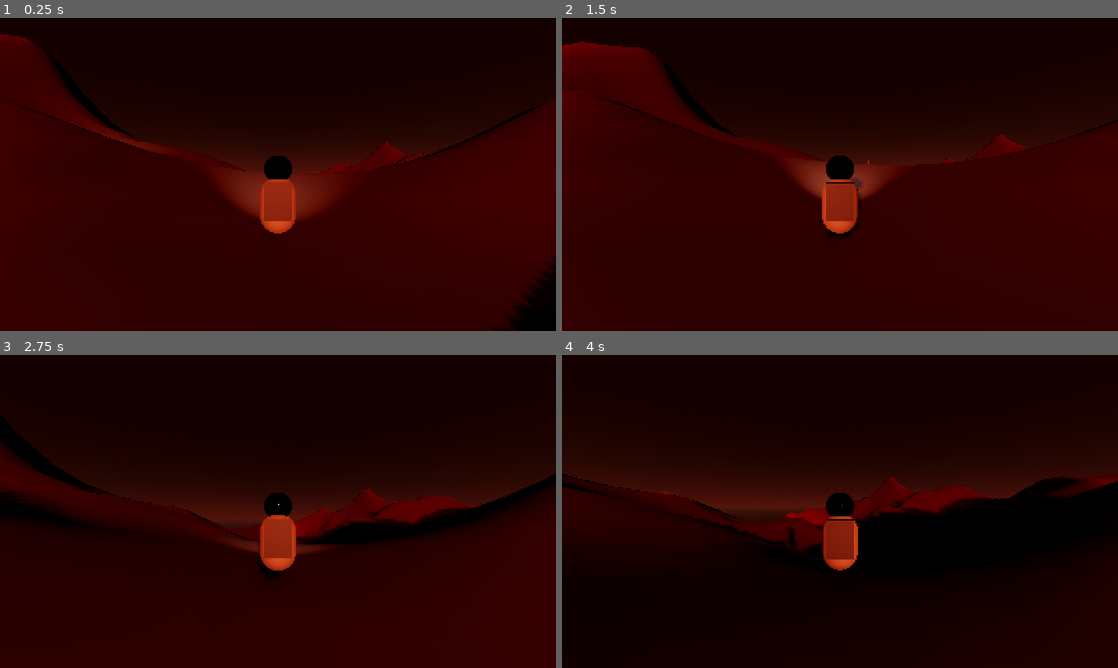
Above: before the commit, frames 1-4 (two rows, left to right).
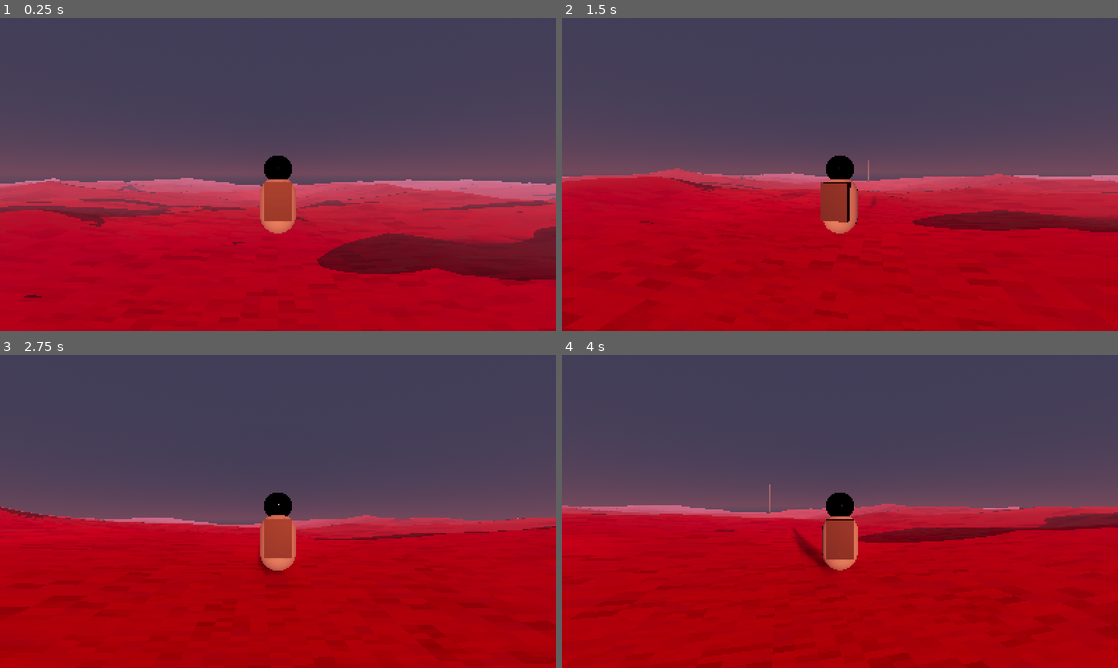
Above: after the commit, the same moments.

Repository: doomvoyager/SpaceStranding
Game: Godot game, scene res://scenes/world/test_world.tscn
Same seed, same stepped clock (60 frames per second), same inputs: the game is played once before the commit and once after it.
Inputs (mouse positions are in pixels of both pictures, inside the frame that each line leads up to):
- Up to frame 1 (0.25 s): no input
- Up to frame 2 (1.5 s): move the mouse to (867, 174) at 0.52 s; hold E (interact) 0.53-1.28 s; hold W (move_forward) from 0.53 s (still down); move the mouse to (812, 174) at 1.27 s; tap Shift (sprint) at 1.35 s
- Up to frame 3 (2.75 s): keep holding W (move_forward); move the mouse to (289, 505) at 2.02 s; hold E (interact) from 2.03 s (still down)
- Up to frame 4 (4 s): keep holding W (move_forward); move the mouse to (834, 517) at 2.77 s; release E (interact) at 2.78 s; tap Shift (sprint) at 2.85 s; move the mouse to (878, 514) at 3.52 s; hold E (interact) from 3.53 s (still down)

The runs differ from the first frame. In frame 1, 100% of the frame differs, in the area x 0-100%, y 0-100%; in frame 2, 99%; in frame 3, 100%; in frame 4, 100%.

Commit message:
Stylized painterly render direction
Mac brought their own space paintings and picked the look from them: saturated
rather than the muted palette the docs called for, and surface treatment only
with no post-process pass. Both calls are recorded in the Decision Log; the
saturated palette supersedes "desaturated browns and rust" in Visual-Direction.

shaders/painterly.gdshader carries it — banded custom light(), hue-shifted
shadow, no specular anywhere, fresnel rim, triplanar brush stamps. Presets in
materials/. terrain.gd gains an exported surface_material defaulting to the
regolith preset, so the look applies without editing a scene Mac has touched.

tests/look_dev_capture.tscn boots the real world and writes stills from fixed
vantage points. Runs windowed on purpose: --headless is the dummy renderer.

Three failures found by rendering rather than reasoning, two of them now in
CLAUDE.md as verified engine facts:

- AMBIENT_LIGHT is not a built-in in fragment() or light() on 4.7.1. Probed
  both. The shader disables engine ambient and carries its own fill — which
  was needed regardless, as engine ambient erased the banding outright.
- Folding ATTENUATION in before the banding floor() thresholds Godot's
  per-pixel PCSS filter noise, turning invisible dither into a loud ordered
  stipple along every shadow edge. Band the terminator only.
- Brush stamps at a fixed world size alias into moiré at distance. Replaced
  with a power-of-two ladder that holds cell size roughly constant on screen
  while staying world-locked.

The direction is not proven until it is judged in motion — stills cannot show
swimming, which is the one failure mode that would sink it.

Co-Authored-By: Claude Opus 5 <noreply@anthropic.com>

Diff:
--- /dev/null
+++ b/game/materials/hull_painterly.tres
@@ -0,0 +1,30 @@
+[gd_resource type="ShaderMaterial" load_steps=2 format=3]
+
+[ext_resource type="Shader" path="res://shaders/painterly.gdshader" id="1_painterly"]
+
+[resource]
+resource_name = "Hull (painterly)"
+shader = ExtResource("1_painterly")
+shader_parameter/albedo_color = Color(0.72, 0.7, 0.68, 1)
+shader_parameter/use_albedo_texture = false
+shader_parameter/albedo_uv_scale = 1.0
+shader_parameter/band_count = 3
+shader_parameter/band_softness = 0.03
+shader_parameter/light_wrap = 0.35
+shader_parameter/shadow_tint = Color(0.34, 0.4, 0.62, 1)
+shader_parameter/shadow_hue_shift = 0.35
+shader_parameter/brush_scale = 0.16
+shader_parameter/brush_aspect = 2.8
+shader_parameter/brush_strength = 0.12
+shader_parameter/brush_tint = Color(0.42, 0.5, 0.6, 1)
+shader_parameter/brush_hue_amount = 0.28
+shader_parameter/triplanar_sharpness = 4.0
+shader_parameter/rim_color = Color(0.95, 0.55, 0.42, 1)
+shader_parameter/rim_strength = 0.5
+shader_parameter/rim_power = 3.0
+shader_parameter/slope_color = Color(0.46, 0.3, 0.26, 1)
+shader_parameter/slope_amount = 0.0
+shader_parameter/slope_sharpness = 2.5
+shader_parameter/brush_ref_distance = 6.0
+shader_parameter/fill_color = Color(0.34, 0.4, 0.62, 1)
+shader_parameter/fill_strength = 0.5
--- /dev/null
+++ b/game/materials/regolith_painterly.tres
@@ -0,0 +1,30 @@
+[gd_resource type="ShaderMaterial" load_steps=2 format=3]
+
+[ext_resource type="Shader" path="res://shaders/painterly.gdshader" id="1_painterly"]
+
+[resource]
+resource_name = "Regolith (painterly)"
+shader = ExtResource("1_painterly")
+shader_parameter/albedo_color = Color(0.55, 0.17, 0.11, 1)
+shader_parameter/use_albedo_texture = false
+shader_parameter/albedo_uv_scale = 0.06
+shader_parameter/band_count = 3
+shader_parameter/band_softness = 0.0
+shader_parameter/light_wrap = 0.45
+shader_parameter/shadow_tint = Color(0.28, 0.36, 0.55, 1)
+shader_parameter/shadow_hue_shift = 0.5
+shader_parameter/brush_scale = 1.0
+shader_parameter/brush_aspect = 2.4
+shader_parameter/brush_strength = 0.09
+shader_parameter/brush_tint = Color(0.2, 0.47, 0.44, 1)
+shader_parameter/brush_hue_amount = 0.2
+shader_parameter/triplanar_sharpness = 4.0
+shader_parameter/rim_color = Color(0.95, 0.55, 0.42, 1)
+shader_parameter/rim_strength = 0.12
+shader_parameter/rim_power = 4.0
+shader_parameter/slope_color = Color(0.34, 0.22, 0.22, 1)
+shader_parameter/slope_amount = 0.55
+shader_parameter/slope_sharpness = 2.5
+shader_parameter/brush_ref_distance = 11.0
+shader_parameter/fill_color = Color(0.3, 0.36, 0.6, 1)
+shader_parameter/fill_strength = 0.42
--- a/game/scenes/world/test_world.tscn
+++ b/game/scenes/world/test_world.tscn
@@ -1,7 +1,7 @@
-[gd_scene load_steps=10 format=3]
+[gd_scene format=3 uid="uid://bi5cxd8kfmbnl"]
 
-[ext_resource type="Script" path="res://scripts/world/test_world.gd" id="1_world"]
-[ext_resource type="Script" path="res://scripts/world/terrain.gd" id="2_terrain"]
+[ext_resource type="Script" uid="uid://brecirucyovjd" path="res://scripts/world/test_world.gd" id="1_world"]
+[ext_resource type="Script" uid="uid://v6n8lwttprn0" path="res://scripts/world/terrain.gd" id="2_terrain"]
 [ext_resource type="PackedScene" path="res://scenes/player/astronaut.tscn" id="3_astronaut"]
 [ext_resource type="PackedScene" path="res://scenes/vehicle/rover.tscn" id="4_rover"]
 
@@ -23,6 +23,8 @@
 background_mode = 2
 sky = SubResource("Sky_vesper")
 ambient_light_source = 3
+ambient_light_color = Color(0.318, 0.36969995, 0.6, 1)
+ambient_light_sky_contribution = 0.7
 ambient_light_energy = 0.55
 tonemap_mode = 3
 tonemap_white = 4.0
@@ -33,11 +35,13 @@
 glow_intensity = 0.5
 glow_bloom = 0.05
 fog_enabled = true
-fog_light_color = Color(0.42, 0.22, 0.16, 1)
+fog_light_color = Color(0.72280014, 0.7002148, 0.87511814, 1)
 fog_light_energy = 0.7
 fog_density = 0.0016
+fog_aerial_perspective = 0.5
 fog_sky_affect = 0.35
-fog_aerial_perspective = 0.5
+volumetric_fog_enabled = true
+volumetric_fog_density = 0.005
 
 [sub_resource type="CylinderMesh" id="CylinderMesh_beacon"]
 top_radius = 0.18
@@ -50,19 +54,18 @@
 metallic = 0.7
 roughness = 0.45
 
-[node name="TestWorld" type="Node3D"]
+[node name="TestWorld" type="Node3D" unique_id=1504669831]
 script = ExtResource("1_world")
 
-[node name="WorldEnvironment" type="WorldEnvironment" parent="."]
+[node name="WorldEnvironment" type="WorldEnvironment" parent="." unique_id=2058511155]
 environment = SubResource("Environment_vesper")
 
-[node name="Star" type="DirectionalLight3D" parent="."]
+[node name="Star" type="DirectionalLight3D" parent="." unique_id=422264066]
 transform = Transform3D(1, 0, 0, 0, 1, 0, 0, 0, 1, 0, 400, 0)
 light_color = Color(1, 0.42, 0.22, 1)
 light_energy = 0.85
 light_angular_distance = 1.2
 shadow_enabled = true
-directional_shadow_mode = 2
 directional_shadow_split_1 = 0.06
 directional_shadow_split_2 = 0.16
 directional_shadow_split_3 = 0.42
@@ -70,26 +73,23 @@
 directional_shadow_max_distance = 320.0
 directional_shadow_pancake_size = 40.0
 
-[node name="Terrain" type="Node3D" parent="."]
+[node name="Terrain" type="Node3D" parent="." unique_id=1919902232]
+transform = Transform3D(1, 0, 0, 0, 0.2, 0, 0, 0, 1, 0, 0, 0)
 script = ExtResource("2_terrain")
-size = 512.0
-resolution = 2.0
-height_scale = 48.0
-ridge_weight = 0.55
 
-[node name="Beacon" type="Node3D" parent="."]
+[node name="Beacon" type="Node3D" parent="." unique_id=95117728]
 
-[node name="Mast" type="MeshInstance3D" parent="Beacon"]
+[node name="Mast" type="MeshInstance3D" parent="Beacon" unique_id=1650547877]
 transform = Transform3D(1, 0, 0, 0, 1, 0, 0, 0, 1, 0, 9, 0)
 mesh = SubResource("CylinderMesh_beacon")
 surface_material_override/0 = SubResource("Material_beacon")
 
-[node name="Light" type="OmniLight3D" parent="Beacon"]
+[node name="Light" type="OmniLight3D" parent="Beacon" unique_id=636628255]
 transform = Transform3D(1, 0, 0, 0, 1, 0, 0, 0, 1, 0, 18.4, 0)
 light_color = Color(1, 0.32, 0.24, 1)
 light_energy = 8.0
 omni_range = 60.0
 
-[node name="Astronaut" parent="." instance=ExtResource("3_astronaut")]
+[node name="Astronaut" parent="." unique_id=2068191989 instance=ExtResource("3_astronaut")]
 
-[node name="Rover" parent="." instance=ExtResource("4_rover")]
+[node name="Rover" parent="." unique_id=1609840956 instance=ExtResource("4_rover")]
--- a/game/scripts/world/terrain.gd
+++ b/game/scripts/world/terrain.gd
@@ -34,6 +34,16 @@
 	set(v):
 		ridge_weight = v
 		_queue_rebuild()
+
+@export_group("Look")
+## Surface material for the generated mesh. Defaults to the painterly regolith
+## resource — open it in the inspector to dial bands, brush stamps and shadow
+## hue live. Clear it to fall back to the plain PBR placeholder.
+@export var surface_material: Material = preload("res://materials/regolith_painterly.tres"):
+	set(v):
+		surface_material = v
+		if _mesh_instance != null:
+			_mesh_instance.material_override = _resolve_material()
 
 @export_group("Actions")
 ## Inspector button: ticking this regenerates and immediately unticks itself.
@@ -198,10 +208,16 @@
 		# Deliberately no owner: this must never be serialised into the .tscn,
 		# or every save bakes a six-figure-triangle mesh into the scene file.
 	_mesh_instance.mesh = mesh
-	_mesh_instance.material_override = _regolith_material()
-
-
-func _regolith_material() -> StandardMaterial3D:
+	_mesh_instance.material_override = _resolve_material()
+
+
+func _resolve_material() -> Material:
+	return surface_material if surface_material != null else _fallback_material()
+
+
+## Plain PBR stand-in, kept so the terrain is still visible if the painterly
+## material is cleared or fails to load.
+func _fallback_material() -> StandardMaterial3D:
 	var mat := StandardMaterial3D.new()
 	# Iron-rich dust under a red sun. Desaturated, not orange-cartoon.
 	mat.albedo_color = Color(0.34, 0.24, 0.19)
--- /dev/null
+++ b/game/shaders/painterly.gdshader
@@ -0,0 +1,208 @@
+shader_type spatial;
+
+// Engine ambient is disabled and replaced with the fill_* uniforms below. It is
+// added after light() as a smooth gradient, which completely erases the banding
+// on smooth-normal surfaces — measured: terrain rendered as an untouched CG
+// gradient with this on. Cost: WorldEnvironment ambient no longer reaches
+// painterly surfaces, so fill lives on the material instead. Drop this render
+// mode to hand control back.
+render_mode ambient_light_disabled;
+
+// Painterly surface shader for Vesper c.
+//
+// Replaces PBR response with the three things Mac's concept paintings actually
+// do: banded values, hue-shifted shadow, and rectangular brush stamps. There is
+// no specular anywhere — metal reads through value and rim light, exactly as it
+// does in the paintings.
+//
+// Deliberately generic so terrain and hulls share one shader. Per-surface
+// differences live in the .tres materials in res://materials/, not in forks of
+// this file.
+
+// --- Base -----------------------------------------------------------------
+
+group_uniforms base;
+uniform vec4 albedo_color : source_color = vec4(0.34, 0.24, 0.19, 1.0);
+uniform sampler2D albedo_texture : source_color, hint_default_white;
+uniform bool use_albedo_texture = false;
+uniform float albedo_uv_scale = 0.06;
+
+// --- Banded lighting ------------------------------------------------------
+
+group_uniforms banding;
+// How many discrete values the lit surface is allowed. 3 is the painting.
+uniform int band_count : hint_range(2, 8) = 3;
+// 0 = hard steps (most painterly), 1 = smooth PBR falloff (no banding at all).
+uniform float band_softness : hint_range(0.0, 1.0) = 0.08;
+// Spreads the terminator. Load-bearing here: the star sits ~5 degrees up, so
+// most of the map is at grazing incidence and unwrapped lambert bunches every
+// band into a thin strip.
+uniform float light_wrap : hint_range(0.0, 1.0) = 0.45;
+
+// --- Shadow colour --------------------------------------------------------
+
+group_uniforms shadow;
+// Multiplied into the shadowed end of the ramp. Keep it cool against the star.
+uniform vec4 shadow_tint : source_color = vec4(0.30, 0.34, 0.58, 1.0);
+// 0 = shadow keeps the surface hue and just darkens.
+// 1 = shadow abandons the surface hue entirely for shadow_tint.
+uniform float shadow_hue_shift : hint_range(0.0, 1.0) = 0.45;
+
+// --- Brush stamps ---------------------------------------------------------
+
+group_uniforms brush;
+// Metres per stamp cell at brush_ref_distance. Cells scale in power-of-two
+// steps with distance so their *screen* size stays roughly constant.
+uniform float brush_scale = 0.55;
+// Distance at which brush_scale applies, in metres.
+uniform float brush_ref_distance = 11.0;
+// >1 makes stamps wider than tall, which is how they read in the paintings.
+uniform float brush_aspect : hint_range(0.2, 5.0) = 2.4;
+// How much the stamps push value around.
+uniform float brush_strength : hint_range(0.0, 1.0) = 0.14;
+// Hue the brighter stamps drift toward. The teal in the red dirt.
+uniform vec4 brush_tint : source_color = vec4(0.22, 0.45, 0.44, 1.0);
+uniform float brush_hue_amount : hint_range(0.0, 1.0) = 0.22;
+uniform float triplanar_sharpness : hint_range(1.0, 16.0) = 4.0;
+
+// --- Fill -----------------------------------------------------------------
+
+group_uniforms fill;
+// Stands in for engine ambient, which is disabled above. Keep it cool: this is
+// the skylight opposing the red star, and it is what stops shadows going black.
+uniform vec4 fill_color : source_color = vec4(0.30, 0.36, 0.60, 1.0);
+uniform float fill_strength : hint_range(0.0, 2.0) = 0.42;
+
+// --- Rim ------------------------------------------------------------------
+
+group_uniforms rim;
+// Always-on edge light. Unlike a real fresnel this survives into shadow, which
+// is what keeps hull silhouettes reading against a dark sky.
+uniform vec4 rim_color : source_color = vec4(0.95, 0.55, 0.42, 1.0);
+uniform float rim_strength : hint_range(0.0, 4.0) = 0.35;
+uniform float rim_power : hint_range(0.5, 12.0) = 3.5;
+
+// --- Slope tint (terrain only) --------------------------------------------
+
+group_uniforms slope;
+// Colour for near-vertical faces. Zero the amount on anything that is not
+// ground or it will tint the sides of props.
+uniform vec4 slope_color : source_color = vec4(0.46, 0.30, 0.26, 1.0);
+uniform float slope_amount : hint_range(0.0, 1.0) = 0.0;
+uniform float slope_sharpness : hint_range(0.5, 8.0) = 2.5;
+
+varying vec3 world_position;
+varying vec3 world_normal;
+
+
+float hash21(vec2 p) {
+	p = fract(p * vec2(123.34, 456.21));
+	p += dot(p, p + 45.32);
+	return fract(p.x * p.y);
+}
+
+
+// One axis of stamps: quantise to a rectangular grid and hash the cell id.
+// Rectangular cells are the whole trick — organic brushwork needs a flow field
+// and swims under camera motion, blocky patches hold still.
+float stamp_plane(vec2 uv, float scale) {
+	vec2 cell = vec2(uv.x, uv.y * brush_aspect) / max(scale, 0.001);
+	return hash21(floor(cell));
+}
+
+
+float stamp_triplanar(vec3 wpos, vec3 wnrm, float scale) {
+	vec3 w = pow(abs(wnrm), vec3(triplanar_sharpness));
+	w /= max(w.x + w.y + w.z, 0.0001);
+	return stamp_plane(wpos.zy, scale) * w.x
+		 + stamp_plane(wpos.xz, scale) * w.y
+		 + stamp_plane(wpos.xy, scale) * w.z;
+}
+
+
+void fragment() {
+	world_position = (INV_VIEW_MATRIX * vec4(VERTEX, 1.0)).xyz;
+	world_normal = normalize((INV_VIEW_MATRIX * vec4(NORMAL, 0.0)).xyz);
+
+	vec3 base = albedo_color.rgb;
+	if (use_albedo_texture) {
+		base *= texture(albedo_texture, UV * albedo_uv_scale).rgb;
+	}
+
+	// Flatter ground vs steeper walls. No-op unless slope_amount is dialled up.
+	if (slope_amount > 0.0) {
+		float steep = pow(1.0 - clamp(world_normal.y, 0.0, 1.0), slope_sharpness);
+		base = mix(base, slope_color.rgb, steep * slope_amount);
+	}
+
+	// Stamp cells are world-locked so they never swim under camera motion, but
+	// a fixed world size aliases into moire the moment cells drop below a pixel
+	// — which is what the first pass did across every mid-distance dune. Walking
+	// the cell size up a power-of-two ladder with distance keeps them at a
+	// roughly constant size on screen, and cross-fading adjacent rungs hides
+	// the switch. World-locked within a rung, so still no swimming.
+	float view_dist = max(length(VERTEX), 0.001);
+	float rung = log2(view_dist / max(brush_ref_distance, 0.001));
+	float rung_floor = floor(rung);
+	float near_scale = brush_scale * exp2(rung_floor);
+	float stamp = mix(
+		stamp_triplanar(world_position, world_normal, near_scale),
+		stamp_triplanar(world_position, world_normal, near_scale * 2.0),
+		rung - rung_floor
+	);
+
+	float signed_stamp = stamp * 2.0 - 1.0;
+	base *= 1.0 + signed_stamp * brush_strength;
+	// Only the lighter stamps pick up the accent hue, which keeps the tint from
+	// flattening into an overall colour cast.
+	base = mix(base, brush_tint.rgb, max(signed_stamp, 0.0) * brush_hue_amount);
+
+	ALBEDO = base;
+
+	// No specular anywhere. There is not one highlight in any of the paintings.
+	METALLIC = 0.0;
+	SPECULAR = 0.0;
+	ROUGHNESS = 1.0;
+
+	// Albedo-modulated so dark materials stay dark, the way real ambient behaves.
+	EMISSION += ALBEDO * fill_color.rgb * fill_strength;
+
+	float rim = pow(1.0 - clamp(dot(normalize(NORMAL), normalize(VIEW)), 0.0, 1.0), rim_power);
+	EMISSION += rim_color.rgb * rim * rim_strength;
+
+	// No ambient dial here on purpose: AMBIENT_LIGHT is not a built-in in
+	// fragment() or light() on 4.7.1 — measured, both fail to compile. Scene
+	// ambient passes through untouched, so WorldEnvironment stays the one place
+	// it is tuned. Killing it would need render_mode ambient_light_disabled and
+	// a hand-rolled fill term.
+}
+
+
+void light() {
+	float ndl = dot(normalize(NORMAL), normalize(LIGHT));
+	// Wrapped diffuse: light_wrap 0 is clamped lambert, 1 is half-lambert.
+	float wrapped = clamp((ndl + light_wrap) / (1.0 + light_wrap), 0.0, 1.0);
+
+	// Quantise the terminator ONLY, then apply the shadow term smoothly on top.
+	//
+	// Folding ATTENUATION in before the floor() is tempting — it puts cast
+	// shadows on the same value steps as the terminator — but it thresholds the
+	// soft-shadow penumbra, which carries Godot's per-pixel PCSS filter noise.
+	// Measured: that turns normally-invisible filter dither into a loud ordered
+	// stipple all along every shadow edge. Banding amplifies any noise you
+	// quantise. Keep the noisy signal on the smooth side of the floor().
+	float t = clamp(wrapped, 0.0, 0.999);
+
+	float bands = float(band_count);
+	float stepped = floor(t * bands) / max(bands - 1.0, 1.0);
+	float shade = clamp(mix(stepped, t, band_softness), 0.0, 1.0) * ATTENUATION;
+
+	// Shadow end of the ramp: darkened albedo, optionally dragged off its own
+	// hue toward shadow_tint. That hue drag is what puts teal in the red dirt.
+	vec3 luma = vec3(dot(ALBEDO, vec3(0.2126, 0.7152, 0.0722)));
+	vec3 shadow_col = mix(ALBEDO * shadow_tint.rgb, luma * shadow_tint.rgb, shadow_hue_shift);
+	vec3 lit_col = ALBEDO * LIGHT_COLOR;
+
+	DIFFUSE_LIGHT += mix(shadow_col, lit_col, shade);
+	// SPECULAR_LIGHT deliberately untouched.
+}
--- /dev/null
+++ b/game/tests/look_dev_capture.gd
@@ -0,0 +1,101 @@
+extends Node3D
+## Look-dev capture harness. Boots the real world scene, plants a camera at a
+## few chosen vantage points and writes a PNG of each to user://look_dev/.
+##
+## Must run as a scene, not --script: everything it loads reaches for World.
+## Runs windowed on purpose — --headless uses the dummy renderer and produces
+## no image.
+
+const WORLD := preload("res://scenes/world/test_world.tscn")
+const HULL_MAT := preload("res://materials/hull_painterly.tres")
+const OUT_DIR := "user://look_dev"
+
+## Off isolates the shader's own output from volumetric fog's frame jitter.
+@export var volumetric_fog := true
+
+var _terrain: ProceduralTerrain
+var _cam: Camera3D
+
+
+func _ready() -> void:
+	DirAccess.make_dir_recursive_absolute(OUT_DIR)
+	var world := WORLD.instantiate()
+	add_child(world)
+
+	# Terrain builds in its own _ready and the mesh lands a frame later.
+	await get_tree().process_frame
+	await get_tree().process_frame
+	_terrain = world.find_child("Terrain", true, false) as ProceduralTerrain
+
+	# Any camera baked into the astronaut or rover would otherwise win.
+	for c in _find_cameras(world):
+		c.current = false
+	_cam = Camera3D.new()
+	_cam.fov = 55.0
+	_cam.far = 2000.0
+	add_child(_cam)
+	_cam.current = true
+
+	_add_hull_props()
+
+	# Volumetric fog uses temporally-jittered froxels, so a single captured frame
+	# shows its noise at full strength where motion would average it away. Toggle
+	# it off to tell shader stipple apart from fog jitter.
+	if not volumetric_fog:
+		var we := world.find_child("WorldEnvironment", true, false) as WorldEnvironment
+		if we != null and we.environment != null:
+			we.environment.volumetric_fog_enabled = false
+
+	# Star azimuth is 0, so it sits toward +Z. Shots chosen to put the
+	# terminator across the frame rather than straight up or down the light.
+	await _shot("01_ground_close", Vector3(0, 2.0, 18), Vector3(0, 0.4, 0))
+	await _shot("02_raking_across", Vector3(-70, 14, 40), Vector3(30, -6, 40))
+	await _shot("03_into_the_star", Vector3(0, 3.5, -60), Vector3(0, 6.0, 200))
+	await _shot("04_wide_lod", Vector3(-120, 70, -120), Vector3(20, 0, 40))
+	await _shot("05_hull_rim", Vector3(6, 2.2, 12), Vector3(0, 1.6, 0))
+
+	print("captured to: ", ProjectSettings.globalize_path(OUT_DIR))
+	get_tree().quit()
+
+
+func _find_cameras(n: Node) -> Array[Camera3D]:
+	var out: Array[Camera3D] = []
+	if n is Camera3D:
+		out.append(n)
+	for c in n.get_children():
+		out.append_array(_find_cameras(c))
+	return out
+
+
+## A couple of blocky stand-ins so the hull material is visible before Mac has
+## authored real props. Boxes are enough to judge banding and rim.
+func _add_hull_props() -> void:
+	var sizes := [Vector3(2.2, 3.0, 2.2), Vector3(4.0, 1.2, 1.6), Vector3(1.0, 5.0, 1.0)]
+	var spots := [Vector3(0, 0, 0), Vector3(-4.5, 0, 2.0), Vector3(4.0, 0, -1.5)]
+	for i in sizes.size():
+		var mi := MeshInstance3D.new()
+		var bm := BoxMesh.new()
+		bm.size = sizes[i]
+		mi.mesh = bm
+		mi.material_override = HULL_MAT
+		var p: Vector3 = spots[i]
+		p.y = _ground(p.x, p.z) + sizes[i].y * 0.5
+		mi.position = p
+		add_child(mi)
+
+
+func _ground(x: float, z: float) -> float:
+	return _terrain.height_at(x, z) if _terrain != null else 0.0
+
+
+func _shot(name: String, eye: Vector3, look: Vector3) -> void:
+	# Offsets are given relative to the ground so the framing survives a reseed.
+	eye.y += _ground(eye.x, eye.z)
+	look.y += _ground(look.x, look.z)
+	_cam.position = eye
+	_cam.look_at(look, Vector3.UP)
+	# Let shadow atlas, fog and the frame settle before grabbing it.
+	for i in 6:
+		await RenderingServer.frame_post_draw
+	var img := get_viewport().get_texture().get_image()
+	img.save_png("%s/%s.png" % [OUT_DIR, name])
--- /dev/null
+++ b/game/tests/look_dev_capture.tscn
@@ -0,0 +1,6 @@
+[gd_scene load_steps=2 format=3]
+
+[ext_resource type="Script" path="res://tests/look_dev_capture.gd" id="1_capture"]
+
+[node name="LookDevCapture" type="Node3D"]
+script = ExtResource("1_capture")
Not shown, added: game/shaders/painterly.gdshader.uid
Not shown, added: game/tests/look_dev_capture.gd.uid
Not shown, added: game/tests/probe_vehicle_axes.gd.uid
Not shown, added: game/tests/test_rover_controls.gd.uid
Not shown, changed: CLAUDE.md
Not shown, changed: docs/.obsidian/appearance.json
Not shown, changed: docs/04-Art/Visual-Direction.md
Not shown, changed: docs/05-Sessions/2026-08-30.md
Not shown, changed: docs/07-Decisions/Decision-Log.md
